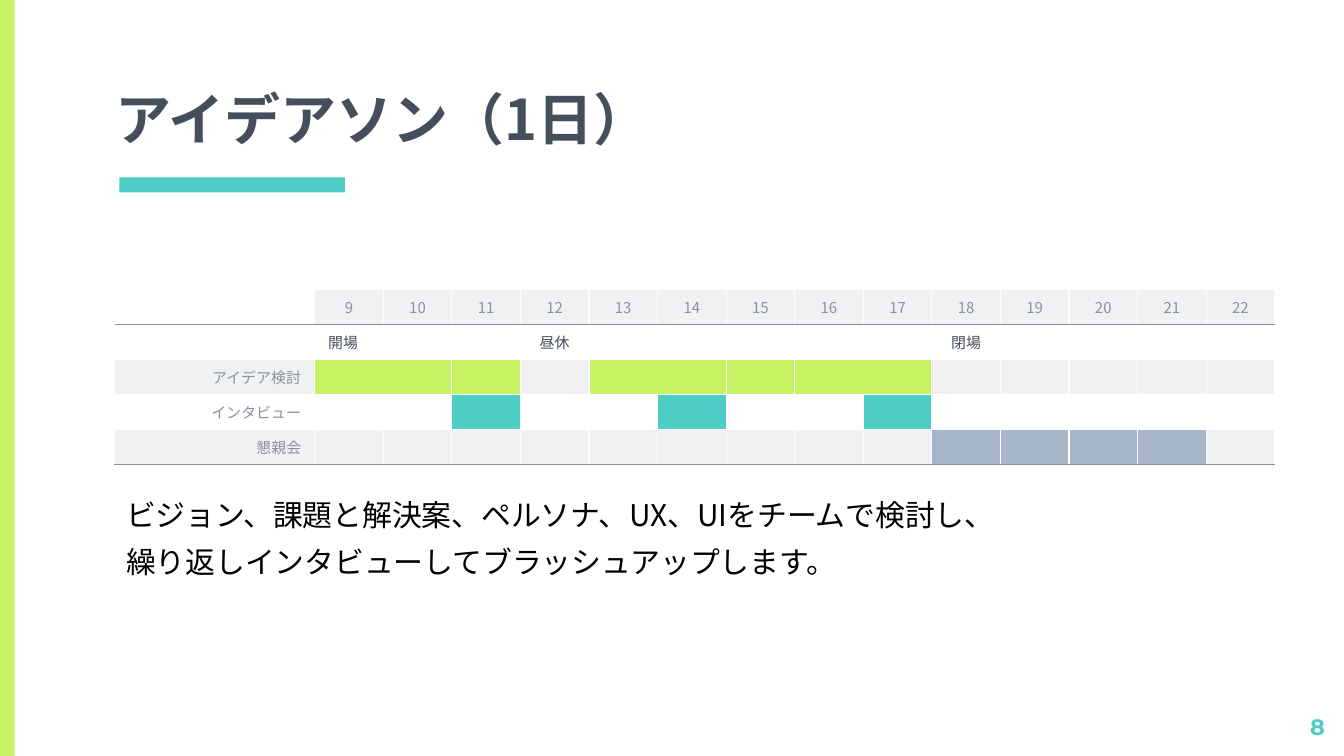
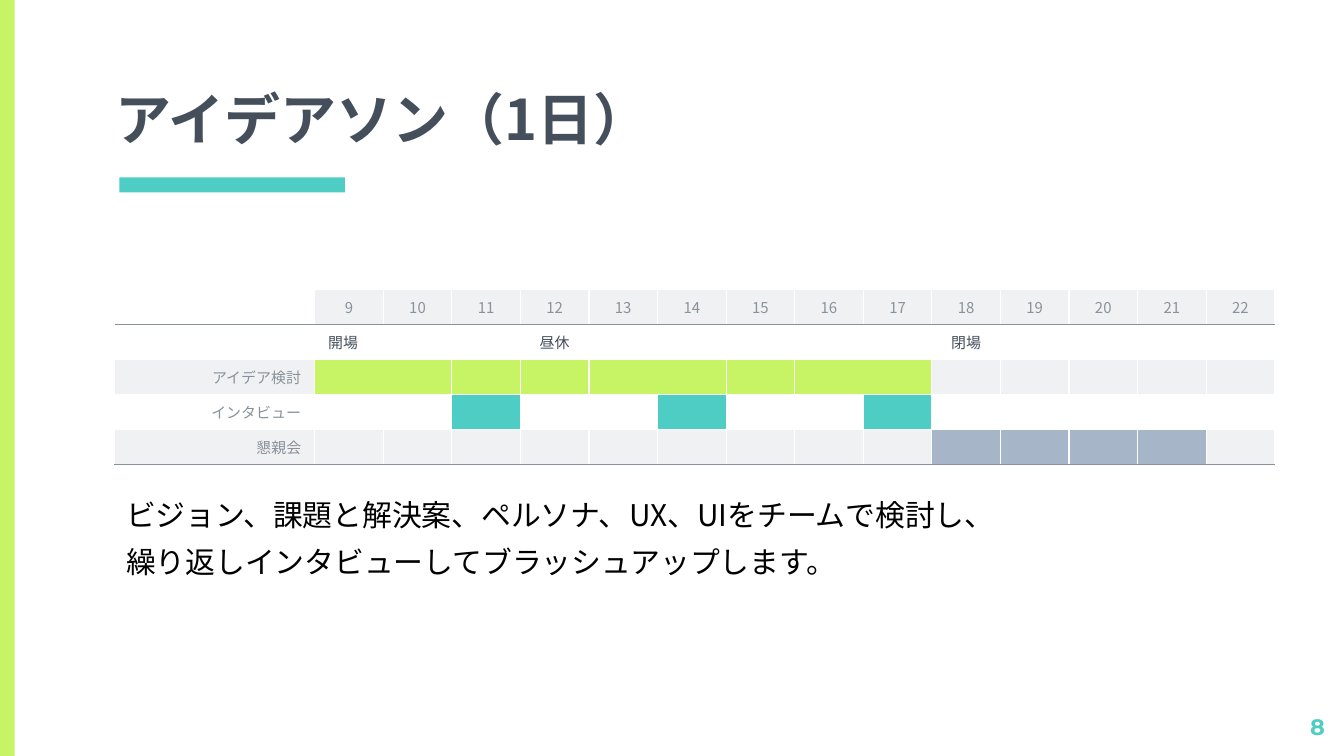
Before and after one commit to kiyohome/wacchi, a slide deck: slide 8 of 2021/ITで地域課題を解決しよう.pptx. Drawn at 1344x756 pixels with LibreOffice and Linux fonts; fonts in the diff are those of the drawing. Boxes give left, top, right and bottom in pixels: in the first picture for what was removed or moved away, otherwise in the second. Text is boxed around its words. In the diff, an @@ line names an element or a change of style, - is before the commit and + after.

Commit message:
21年度の会津大向け勉強会資料の追加

```diff
--- a/2021/ITで地域課題を解決しよう.pptx
+++ b/2021/ITで地域課題を解決しよう.pptx
@@ table at bbox=[114, 289, 1274, 458] @@
@@ fill #EFF1F3 to #C7F464 in row 3, column 5 @@
```
